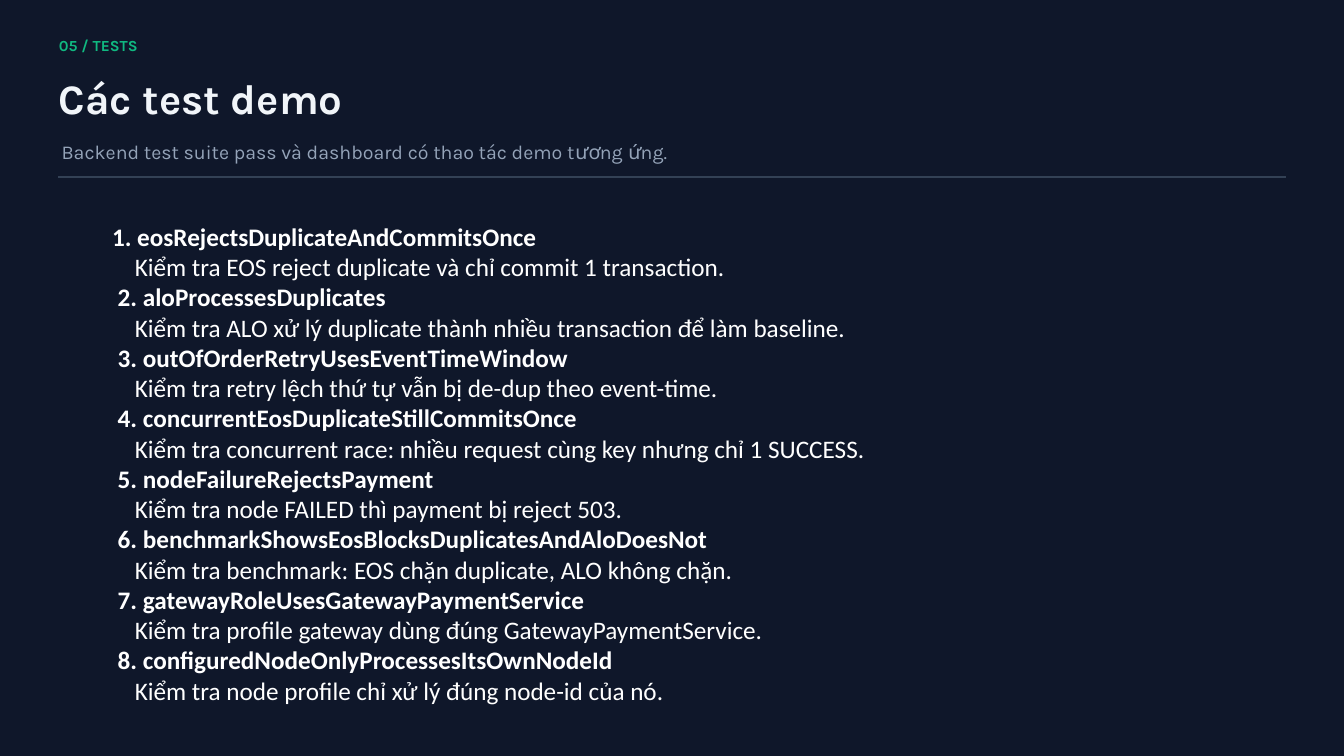
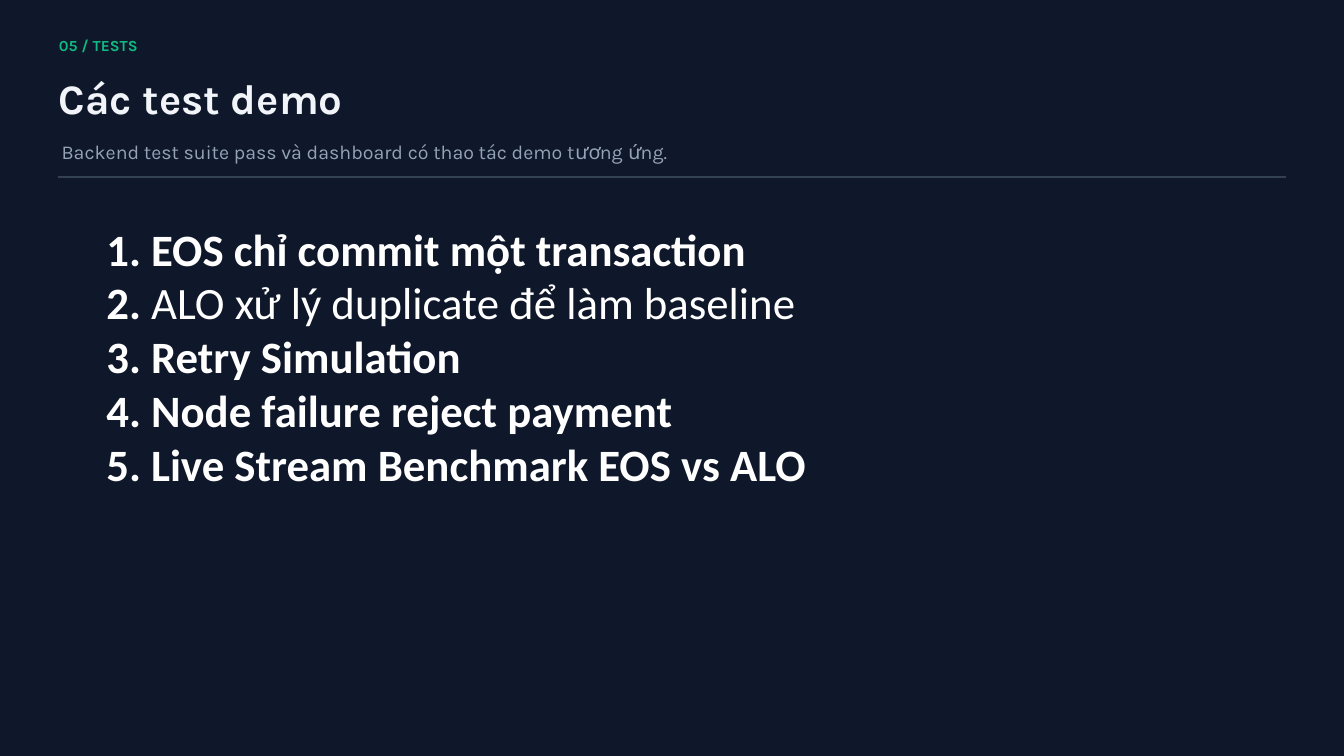
Before and after one commit to h-phuong2809/EOS-Payment-System, a slide deck: slide 13 of docs/EOS_Payment_Improved.pptx (slide 14 before the commit). Drawn at 1344x756 pixels with LibreOffice and Linux fonts; fonts in the diff are those of the drawing. Boxes give left, top, right and bottom in pixels: in the first picture for what was removed or moved away, otherwise in the second. Text is boxed around its words. In the diff, an @@ line names an element or a change of style, - is before the commit and + after.

```diff
--- a/docs/EOS_Payment_Improved.pptx
+++ b/docs/EOS_Payment_Improved.pptx
@@ text at <box>106,234,806,482</box>: text changed; size 18 to 32 pt; bold on @@
-1. eosRejectsDuplicateAndCommitsOnce
-Kiểm tra EOS reject duplicate và chỉ commit 1 transaction.
-2. aloProcessesDuplicates
-Kiểm tra ALO xử lý duplicate thành nhiều transaction để làm baseline.
-3. outOfOrderRetryUsesEventTimeWindow
-Kiểm tra retry lệch thứ tự vẫn bị de-dup theo event-time.
-4. concurrentEosDuplicateStillCommitsOnce
-Kiểm tra concurrent race: nhiều request cùng key nhưng chỉ 1 SUCCESS.
-5. nodeFailureRejectsPayment
-Kiểm tra node FAILED thì payment bị reject 503.
-6. benchmarkShowsEosBlocksDuplicatesAndAloDoesNot
-Kiểm tra benchmark: EOS chặn duplicate, ALO không chặn.
-7. gatewayRoleUsesGatewayPaymentService
-Kiểm tra profile gateway dùng đúng GatewayPaymentService.
-8. configuredNodeOnlyProcessesItsOwnNodeId
-Kiểm tra node profile chỉ xử lý đúng node-id của nó.
+1. EOS chỉ commit một transaction
+2. ALO xử lý duplicate để làm baseline
+3. Retry Simulation
+4. Node failure reject payment
+5. Live Stream Benchmark EOS vs ALO
```
Also in this commit, not shown: 2 other slides changed, 1 slide removed, 2 other files.
